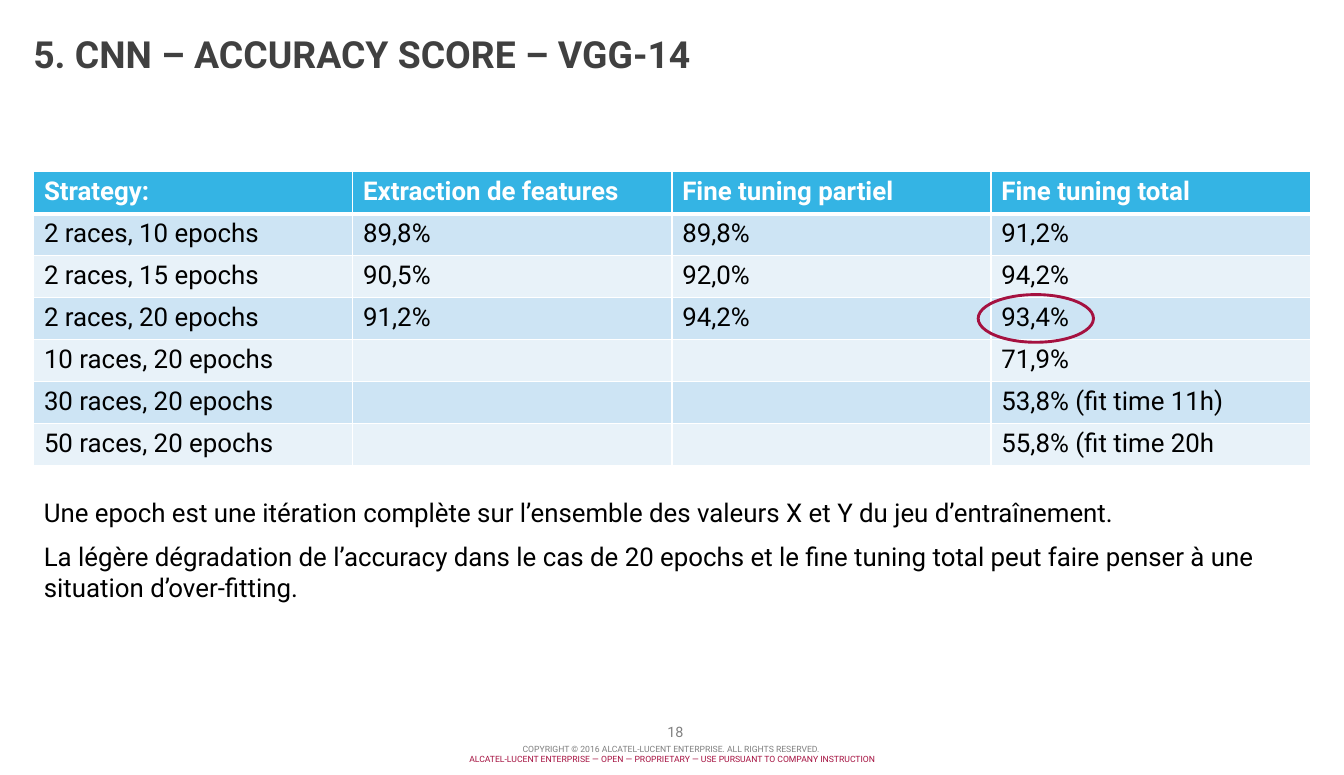
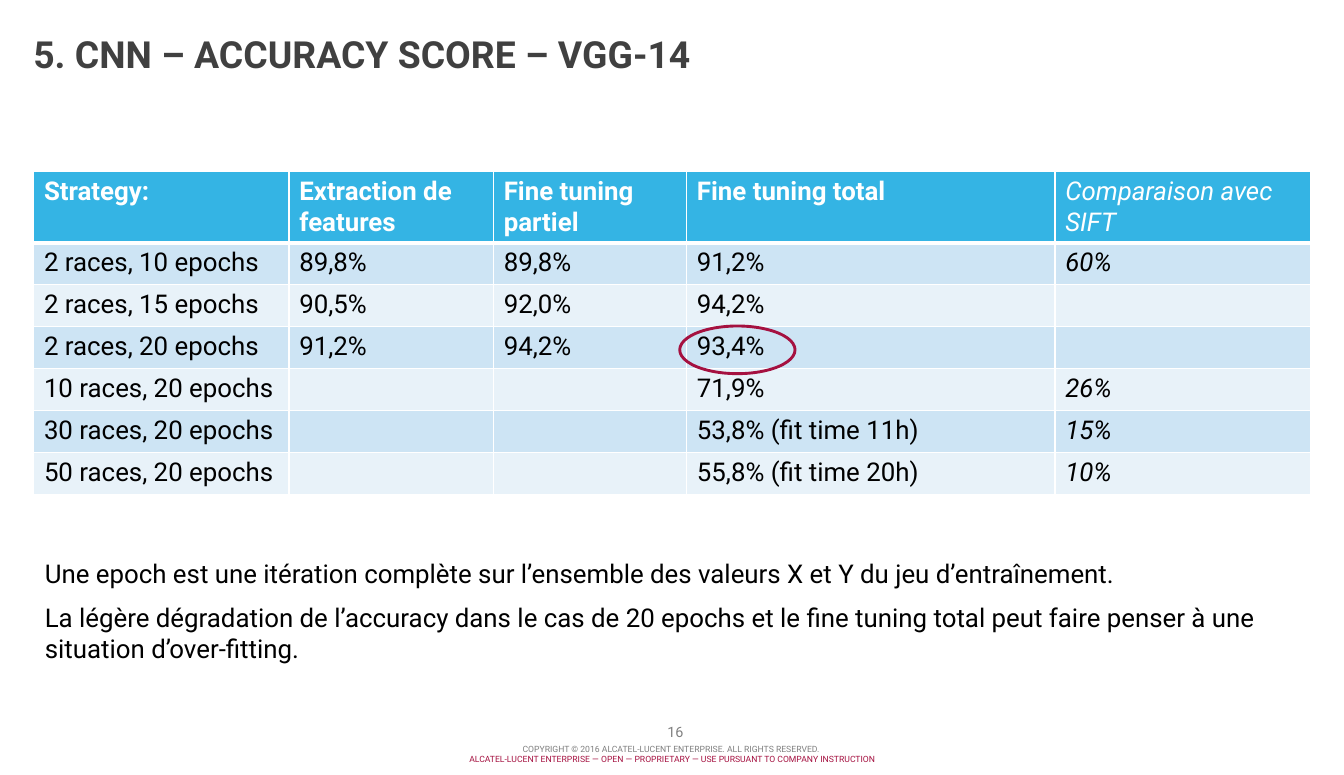
Before and after one commit to chmuths/projet_7, a slide deck: slide 16 of docs/Projet 7 - C. Muths - Classification d'images.pptx (slide 18 before the commit). Drawn at 1344x775 pixels with LibreOffice and Linux fonts; fonts in the diff are those of the drawing; background and template pictures are left out. Boxes give left, top, right and bottom in pixels: in the first picture for what was removed or moved away, otherwise in the second. Text is boxed around its words. In the diff, an @@ line names an element or a change of style, - is before the commit and + after.

```diff
--- a/docs/Projet 7 - C. Muths - Classification d'images.pptx
+++ b/docs/Projet 7 - C. Muths - Classification d'images.pptx
@@ table at (34, 172, 1311, 495) @@
-column 4: Fine tuning total | 91,2% | 94,2% | 93,4% | 71,9% | 53,8% (fit time 11h) | 55,8% (fit time 20h
+column 4: Fine tuning total | 91,2% | 94,2% | 93,4% | 71,9% | 53,8% (fit time 11h) | 55,8% (fit time 20h)
+column 5: Comparaison avec SIFT | 60% |  |  | 26% | 15% | 10%
@@ ellipse: place and size @@
-ellipse at (978, 295, 1094, 342)
+ellipse at (679, 327, 795, 374)
@@ text "Une epoch est une itération ...": place and size @@
-text "Une epoch est une itération ..." at (44, 502, 1253, 603)
+text "Une epoch est une itération ..." at (45, 563, 1254, 664)
```
Also in this commit, not shown: 6 other slides changed, 2 slides removed, 1 other file.
